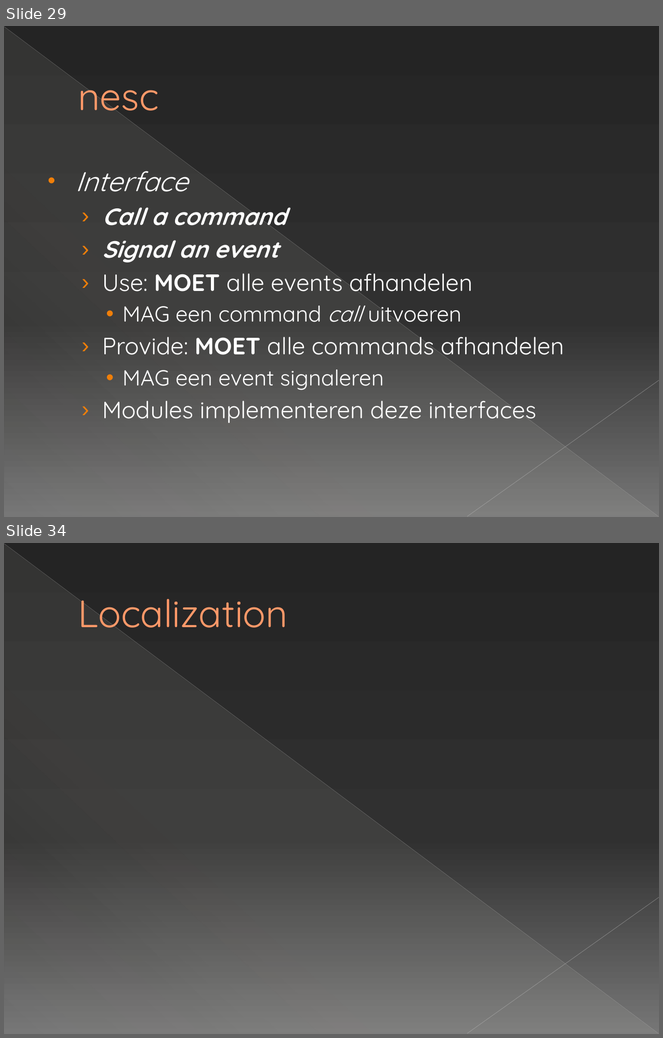
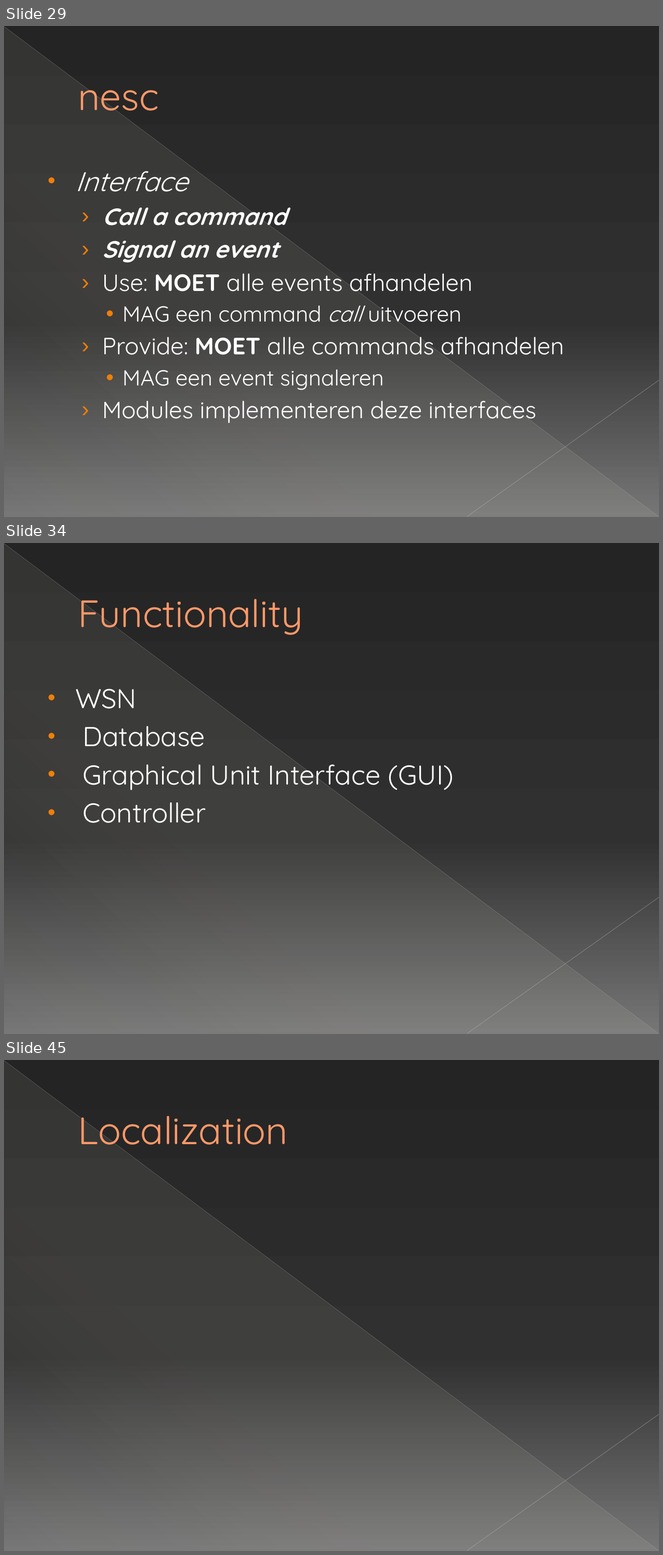
Before and after one commit to michelecorrea3/wsnlocalizationscala, a slide deck: Resources/WSN localization with Senseless framework.pptx. Shown one above the other, each under a label of ours: slides 29 and 34 before the commit, slides 29, 34 and 45 after it; the slides between them are not shown. The pictures are 663x1038 and 663x1555 pixels, drawn with LibreOffice and Linux fonts; fonts in the diff are those of the drawing. Boxes give left, top, right and bottom in pixels: in the first picture for what was removed or moved away, otherwise in the second. Text is boxed around its words. In the diff, an @@ line names an element or a change of style, - is before the commit and + after.

```diff
--- a/Resources/WSN localization with Senseless framework.pptx
+++ b/Resources/WSN localization with Senseless framework.pptx
@@ slide 34 added at (x1=4, y1=543, x2=659, y2=1034), background gradient #242424 to #303030 to #767676; not listed: 3 template elements that a slide beside it also shows @@
@@ title added at (x1=78, y1=599, x2=303, y2=637), 42 pt, text #FF9B6A @@
+Functionality
@@ text added at (x1=75, y1=689, x2=454, y2=823), 30 pt, text #FFFFFF @@
+• WSN
+• Database
+• Graphical Unit Interface (GUI)
+• Controller
@@ what was slide 34 is now slide 45 @@
```
Also in this commit, not shown: 3 slides changed, 17 other slides added, 2 slides removed.
